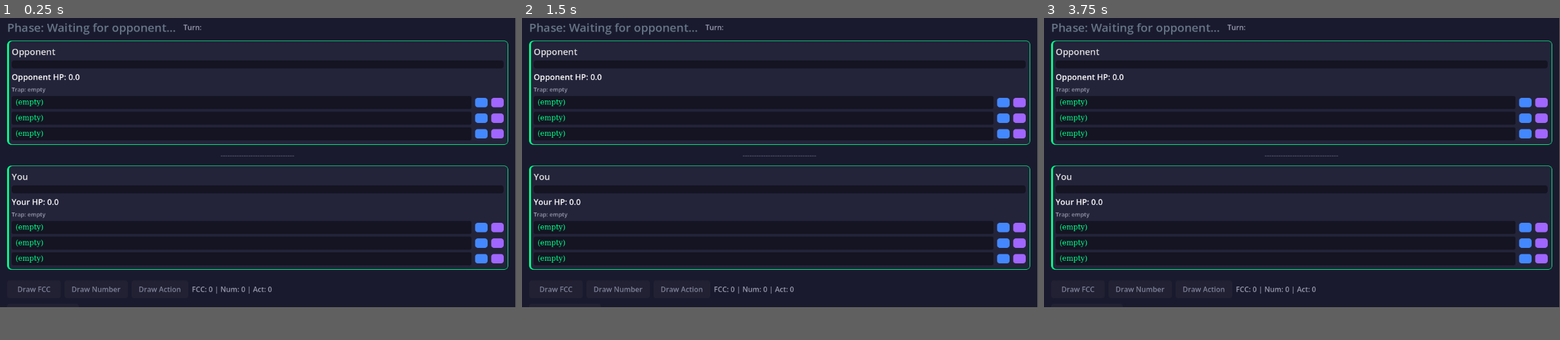
Above: before the commit, frames 1-3 (left to right).
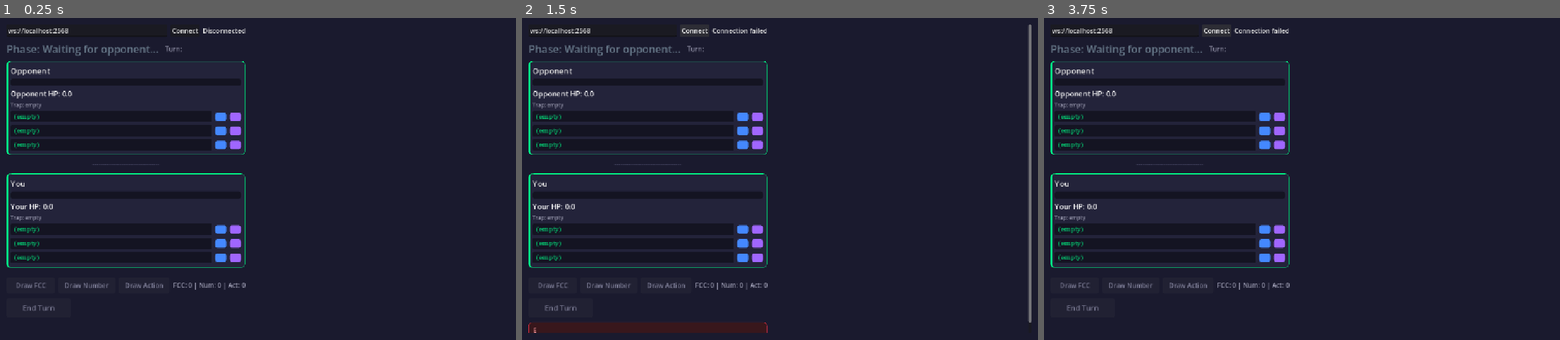
Above: after the commit, the same moments.

Repository: noodledon/NerdCard
Game: Godot game, scene res://game.tscn
Two runs of this game, one before a commit and one after it. Both use one fixed random seed, a clock stepped at 60 frames per second and the inputs below.
Inputs (mouse positions are in pixels of both pictures, inside the frame that each line leads up to):
- Up to frame 1 (0.25 s): no input
- Up to frame 2 (1.5 s): click (707, 30) at 0.5 s, where only the run after the commit has a clickable "Connect"
- Up to frame 3 (3.75 s): no input
In our replay, the window is 799x449 before the commit and 800x500 after it. These sizes can differ from the game's own. Grey fills any space a smaller window leaves; there, only what the larger window draws over its background counts as a difference.

The runs differ from the first frame. In frame 1, 6.2% of the frame differs, in the area x 1-99%, y 1-91%; in frame 2, 8.2%, in the area x 1-99%, y 1-98%; in frame 3, 6.3%.

Commit message:
fix: resolve scroll issue and multi-construction phase issue
Scroll issue: Fixed UI scroll behavior in game.gd and game.tscn
Multi-construction phase issue: Fixed phase controller logic in phaseController.ts and related files

Generated by Mistral Vibe.
Co-Authored-By: Mistral Vibe <vibe@mistral.ai>

Diff:
--- a/client/game.gd
+++ b/client/game.gd
@@ -13,38 +13,38 @@
 
 extends Node2D
 
-@onready var ip_line_edit: LineEdit = $CanvasLayer/MarginContainer/VBoxContainer/ConnectRow/IpLineEdit
-@onready var connect_button: Button = $CanvasLayer/MarginContainer/VBoxContainer/ConnectRow/ConnectButton
-@onready var status_label: Label = $CanvasLayer/MarginContainer/VBoxContainer/ConnectRow/StatusLabel
-
-@onready var turn_phase_label: Label = $CanvasLayer/MarginContainer/VBoxContainer/PhaseTurnRow/TurnPhaseLabel
-@onready var turn_owner_label: Label = $CanvasLayer/MarginContainer/VBoxContainer/PhaseTurnRow/TurnOwnerLabel
-
-@onready var construction_panel: PanelContainer = $CanvasLayer/MarginContainer/VBoxContainer/ConstructionPanel
-@onready var construction_countdown: Label = $CanvasLayer/MarginContainer/VBoxContainer/ConstructionPanel/ConstructionInner/ConstructionCountdown
-@onready var construction_empty: Label = $CanvasLayer/MarginContainer/VBoxContainer/ConstructionPanel/ConstructionInner/ConstructionEmpty
-@onready var board_list_vbox: VBoxContainer = $CanvasLayer/MarginContainer/VBoxContainer/ConstructionPanel/ConstructionInner/BoardListVBox
+@onready var ip_line_edit: LineEdit = $CanvasLayer/MarginContainer/ScrollContainer/VBoxContainer/ConnectRow/IpLineEdit
+@onready var connect_button: Button = $CanvasLayer/MarginContainer/ScrollContainer/VBoxContainer/ConnectRow/ConnectButton
+@onready var status_label: Label = $CanvasLayer/MarginContainer/ScrollContainer/VBoxContainer/ConnectRow/StatusLabel
+
+@onready var turn_phase_label: Label = $CanvasLayer/MarginContainer/ScrollContainer/VBoxContainer/PhaseTurnRow/TurnPhaseLabel
+@onready var turn_owner_label: Label = $CanvasLayer/MarginContainer/ScrollContainer/VBoxContainer/PhaseTurnRow/TurnOwnerLabel
+
+@onready var construction_panel: PanelContainer = $CanvasLayer/MarginContainer/ScrollContainer/VBoxContainer/ConstructionPanel
+@onready var construction_countdown: Label = $CanvasLayer/MarginContainer/ScrollContainer/VBoxContainer/ConstructionPanel/ConstructionInner/ConstructionCountdown
+@onready var construction_empty: Label = $CanvasLayer/MarginContainer/ScrollContainer/VBoxContainer/ConstructionPanel/ConstructionInner/ConstructionEmpty
+@onready var board_list_vbox: VBoxContainer = $CanvasLayer/MarginContainer/ScrollContainer/VBoxContainer/ConstructionPanel/ConstructionInner/BoardListVBox
 
 @onready var game_over_overlay: ColorRect = $CanvasLayer/GameOverOverlay
 @onready var game_over_result: Label = $CanvasLayer/GameOverOverlay/GameOverCenter/GameOverBox/GameOverVBox/GameOverResult
 @onready var game_over_detail: Label = $CanvasLayer/GameOverOverlay/GameOverCenter/GameOverBox/GameOverVBox/GameOverDetail
 
-@onready var opponent_panel: PlayerPanel = $CanvasLayer/MarginContainer/VBoxContainer/OpponentPanel
-@onready var local_panel: PlayerPanel = $CanvasLayer/MarginContainer/VBoxContainer/LocalPanel
-
-@onready var hand_vbox: HBoxContainer = $CanvasLayer/MarginContainer/VBoxContainer/HandVBox
-
-@onready var draw_fcc_button: Button = $CanvasLayer/MarginContainer/VBoxContainer/DeckButtons/DrawFCCButton
-@onready var draw_number_button: Button = $CanvasLayer/MarginContainer/VBoxContainer/DeckButtons/DrawNumberButton
-@onready var draw_action_button: Button = $CanvasLayer/MarginContainer/VBoxContainer/DeckButtons/DrawActionButton
-@onready var deck_count_label: Label = $CanvasLayer/MarginContainer/VBoxContainer/DeckButtons/DeckCountLabel
-
-@onready var end_turn_button: Button = $CanvasLayer/MarginContainer/VBoxContainer/ActionButtons/EndTurnButton
-@onready var evaluate_button: Button = $CanvasLayer/MarginContainer/VBoxContainer/ActionButtons/EvaluateButton
-
-@onready var error_modal: Panel = $CanvasLayer/MarginContainer/VBoxContainer/ErrorModal
-@onready var error_label: Label = $CanvasLayer/MarginContainer/VBoxContainer/ErrorModal/ErrorLabel
-@onready var error_dismiss_timer: Timer = $CanvasLayer/MarginContainer/VBoxContainer/ErrorModal/ErrorDismissTimer
+@onready var opponent_panel: PlayerPanel = $CanvasLayer/MarginContainer/ScrollContainer/VBoxContainer/OpponentPanel
+@onready var local_panel: PlayerPanel = $CanvasLayer/MarginContainer/ScrollContainer/VBoxContainer/LocalPanel
+
+@onready var hand_vbox: HBoxContainer = $CanvasLayer/MarginContainer/ScrollContainer/VBoxContainer/HandVBox
+
+@onready var draw_fcc_button: Button = $CanvasLayer/MarginContainer/ScrollContainer/VBoxContainer/DeckButtons/DrawFCCButton
+@onready var draw_number_button: Button = $CanvasLayer/MarginContainer/ScrollContainer/VBoxContainer/DeckButtons/DrawNumberButton
+@onready var draw_action_button: Button = $CanvasLayer/MarginContainer/ScrollContainer/VBoxContainer/DeckButtons/DrawActionButton
+@onready var deck_count_label: Label = $CanvasLayer/MarginContainer/ScrollContainer/VBoxContainer/DeckButtons/DeckCountLabel
+
+@onready var end_turn_button: Button = $CanvasLayer/MarginContainer/ScrollContainer/VBoxContainer/ActionButtons/EndTurnButton
+@onready var evaluate_button: Button = $CanvasLayer/MarginContainer/ScrollContainer/VBoxContainer/ActionButtons/EvaluateButton
+
+@onready var error_modal: Panel = $CanvasLayer/MarginContainer/ScrollContainer/VBoxContainer/ErrorModal
+@onready var error_label: Label = $CanvasLayer/MarginContainer/ScrollContainer/VBoxContainer/ErrorModal/ErrorLabel
+@onready var error_dismiss_timer: Timer = $CanvasLayer/MarginContainer/ScrollContainer/VBoxContainer/ErrorModal/ErrorDismissTimer
 
 const CardButtonScript = preload("res://scripts/CardButton.gd")
 
@@ -150,23 +150,60 @@
 ## hand rebuild). Rows are only present while phase == "construction"; in any
 ## other phase the whole panel is hidden and its children are cleared so no
 ## stale LineEdit text survives into the next construction window.
+## Uses reconciliation to preserve LineEdit nodes across snapshots.
+var _board_row_cache: Dictionary = {}  # boardId -> HBoxContainer
+
 func _render_construction_panel(phase: String, local_player: Dictionary) -> void:
 	var is_construction: bool = phase == "construction"
 	construction_panel.visible = is_construction
 
-	for child in board_list_vbox.get_children():
-		child.queue_free()
-
+	# Clear everything when leaving construction phase
 	if not is_construction:
-		return
+		for child in board_list_vbox.get_children():
+			child.queue_free()
+		_board_row_cache.clear()
+		return
+
+	# Clear cache and free rows for boards that disappeared
+	var current_board_ids = []
+	for board in local_player.get("boards", []):
+		current_board_ids.append(String(board.get("boardId", "")))
+
+	for board_id in _board_row_cache.keys():
+		if not current_board_ids.has(board_id):
+			var row = _board_row_cache[board_id]
+			if is_instance_valid(row):
+				row.queue_free()
+			_board_row_cache.erase(board_id)
 
 	var boards: Array = local_player.get("boards", [])
 	construction_empty.visible = boards.is_empty()
 
+	# Reconcile: reuse existing rows, create new ones only for new board IDs
 	for board in boards:
 		var board_id: String = String(board.get("boardId", ""))
 		var expression: String = String(board.get("expression", ""))
-		board_list_vbox.add_child(_make_board_row(board_id, expression))
+
+		if _board_row_cache.has(board_id):
+			# Reuse existing row - just update the expression label
+			var row = _board_row_cache[board_id]
+			if is_instance_valid(row):
+				var expr_label = row.get_child(1) as Label  # expr_label is at index 1
+				if expr_label:
+					expr_label.text = expression if expression != "" else "— none —"
+			else:
+				# Row exists in cache but is invalid, recreate it
+				row.queue_free()
+				_board_row_cache.erase(board_id)
+				var new_row = _make_board_row(board_id, expression)
+				board_list_vbox.add_child(new_row)
+				_board_row_cache[board_id] = new_row
+		else:
+			# New board ID, create a new row
+			var new_row = _make_board_row(board_id, expression)
+			board_list_vbox.add_child(new_row)
+			_board_row_cache[board_id] = new_row
+
 
 
 ## Builds one construction row: short board id, current expression, an entry
--- a/client/game.tscn
+++ b/client/game.tscn
@@ -197,99 +197,106 @@
 theme_override_constants/margin_right = 16
 theme_override_constants/margin_bottom = 16
 
-[node name="VBoxContainer" type="VBoxContainer" parent="CanvasLayer/MarginContainer" unique_id=195630039]
+[node name="ScrollContainer" type="ScrollContainer" parent="CanvasLayer/MarginContainer" unique_id=123456789]
+layout_mode = 2
+grow_horizontal = 2
+grow_vertical = 2
+scroll_horizontal_enabled = false
+scroll_vertical_enabled = true
+
+[node name="VBoxContainer" type="VBoxContainer" parent="CanvasLayer/MarginContainer/ScrollContainer" unique_id=195630039]
 layout_mode = 2
 theme_override_constants/separation = 12
 
-[node name="ConnectRow" type="HBoxContainer" parent="CanvasLayer/MarginContainer/VBoxContainer" unique_id=251060287]
+[node name="ConnectRow" type="HBoxContainer" parent="CanvasLayer/MarginContainer/ScrollContainer/VBoxContainer" unique_id=251060287]
 layout_mode = 2
 theme_override_constants/separation = 8
 
-[node name="IpLineEdit" type="LineEdit" parent="CanvasLayer/MarginContainer/VBoxContainer/ConnectRow" unique_id=1333571331]
+[node name="IpLineEdit" type="LineEdit" parent="CanvasLayer/MarginContainer/ScrollContainer/VBoxContainer/ConnectRow" unique_id=1333571331]
 layout_mode = 2
 size_flags_horizontal = 3
 text = "ws://localhost:2568"
 placeholder_text = "ws://localhost:2568"
 
-[node name="ConnectButton" type="Button" parent="CanvasLayer/MarginContainer/VBoxContainer/ConnectRow" unique_id=344984223]
+[node name="ConnectButton" type="Button" parent="CanvasLayer/MarginContainer/ScrollContainer/VBoxContainer/ConnectRow" unique_id=344984223]
 layout_mode = 2
 text = "Connect"
 
-[node name="StatusLabel" type="Label" parent="CanvasLayer/MarginContainer/VBoxContainer/ConnectRow" unique_id=939088187]
+[node name="StatusLabel" type="Label" parent="CanvasLayer/MarginContainer/ScrollContainer/VBoxContainer/ConnectRow" unique_id=939088187]
 layout_mode = 2
 theme_override_colors/font_color = Color(0.878, 0.878, 0.878, 1)
 text = "Disconnected"
 
-[node name="PhaseTurnRow" type="HBoxContainer" parent="CanvasLayer/MarginContainer/VBoxContainer" unique_id=878866255]
+[node name="PhaseTurnRow" type="HBoxContainer" parent="CanvasLayer/MarginContainer/ScrollContainer/VBoxContainer" unique_id=878866255]
 layout_mode = 2
 theme_override_constants/separation = 16
 
-[node name="TurnPhaseLabel" type="Label" parent="CanvasLayer/MarginContainer/VBoxContainer/PhaseTurnRow" unique_id=1083962475]
+[node name="TurnPhaseLabel" type="Label" parent="CanvasLayer/MarginContainer/ScrollContainer/VBoxContainer/PhaseTurnRow" unique_id=1083962475]
 layout_mode = 2
 theme_override_colors/font_color = Color(0.878, 0.878, 0.878, 1)
 theme_override_font_sizes/font_size = 26
 text = "Phase: waiting"
 vertical_alignment = 1
 
-[node name="TurnOwnerLabel" type="Label" parent="CanvasLayer/MarginContainer/VBoxContainer/PhaseTurnRow" unique_id=1425659415]
+[node name="TurnOwnerLabel" type="Label" parent="CanvasLayer/MarginContainer/ScrollContainer/VBoxContainer/PhaseTurnRow" unique_id=1425659415]
 layout_mode = 2
 theme_override_colors/font_color = Color(0.604, 0.604, 0.69, 1)
 theme_override_font_sizes/font_size = 16
 text = "Turn: -"
 vertical_alignment = 1
 
-[node name="ConstructionPanel" type="PanelContainer" parent="CanvasLayer/MarginContainer/VBoxContainer" unique_id=361189627]
+[node name="ConstructionPanel" type="PanelContainer" parent="CanvasLayer/MarginContainer/ScrollContainer/VBoxContainer" unique_id=361189627]
 visible = false
 layout_mode = 2
 theme_override_styles/panel = SubResource("sb_construction")
 
-[node name="ConstructionInner" type="VBoxContainer" parent="CanvasLayer/MarginContainer/VBoxContainer/ConstructionPanel" unique_id=612978669]
+[node name="ConstructionInner" type="VBoxContainer" parent="CanvasLayer/MarginContainer/ScrollContainer/VBoxContainer/ConstructionPanel" unique_id=612978669]
 layout_mode = 2
 theme_override_constants/separation = 6
 
-[node name="ConstructionHeader" type="Label" parent="CanvasLayer/MarginContainer/VBoxContainer/ConstructionPanel/ConstructionInner" unique_id=659775670]
+[node name="ConstructionHeader" type="Label" parent="CanvasLayer/MarginContainer/ScrollContainer/VBoxContainer/ConstructionPanel/ConstructionInner" unique_id=659775670]
 layout_mode = 2
 theme_override_colors/font_color = Color(1, 0.667, 0.133, 1)
 theme_override_font_sizes/font_size = 20
 text = "Construction Phase — build your function (60s)"
 
-[node name="ConstructionCountdown" type="Label" parent="CanvasLayer/MarginContainer/VBoxContainer/ConstructionPanel/ConstructionInner" unique_id=256932016]
+[node name="ConstructionCountdown" type="Label" parent="CanvasLayer/MarginContainer/ScrollContainer/VBoxContainer/ConstructionPanel/ConstructionInner" unique_id=256932016]
 layout_mode = 2
 theme_override_colors/font_color = Color(1, 0.533, 0.267, 1)
 theme_override_font_sizes/font_size = 16
 text = "60s"
 
-[node name="ConstructionEmpty" type="Label" parent="CanvasLayer/MarginContainer/VBoxContainer/ConstructionPanel/ConstructionInner" unique_id=204536011]
+[node name="ConstructionEmpty" type="Label" parent="CanvasLayer/MarginContainer/ScrollContainer/VBoxContainer/ConstructionPanel/ConstructionInner" unique_id=204536011]
 visible = false
 layout_mode = 2
 theme_override_colors/font_color = Color(0.604, 0.604, 0.69, 1)
 text = "Waiting for boards..."
 
-[node name="BoardListVBox" type="VBoxContainer" parent="CanvasLayer/MarginContainer/VBoxContainer/ConstructionPanel/ConstructionInner" unique_id=727372862]
+[node name="BoardListVBox" type="VBoxContainer" parent="CanvasLayer/MarginContainer/ScrollContainer/VBoxContainer/ConstructionPanel/ConstructionInner" unique_id=727372862]
 layout_mode = 2
 theme_override_constants/separation = 6
 
-[node name="OpponentPanel" parent="CanvasLayer/MarginContainer/VBoxContainer" unique_id=1493649147 instance=ExtResource("2_panel")]
-layout_mode = 2
-
-[node name="BoardArea" type="Label" parent="CanvasLayer/MarginContainer/VBoxContainer" unique_id=1098709257]
+[node name="OpponentPanel" parent="CanvasLayer/MarginContainer/ScrollContainer/VBoxContainer" unique_id=1493649147 instance=ExtResource("2_panel")]
+layout_mode = 2
+
+[node name="BoardArea" type="Label" parent="CanvasLayer/MarginContainer/ScrollContainer/VBoxContainer" unique_id=1098709257]
 layout_mode = 2
 theme_override_colors/font_color = Color(0.302, 0.302, 0.42, 1)
 text = "--------------------------------"
 horizontal_alignment = 1
 
-[node name="LocalPanel" parent="CanvasLayer/MarginContainer/VBoxContainer" unique_id=769287539 instance=ExtResource("2_panel")]
-layout_mode = 2
-
-[node name="HandVBox" type="HBoxContainer" parent="CanvasLayer/MarginContainer/VBoxContainer" unique_id=1970772408]
+[node name="LocalPanel" parent="CanvasLayer/MarginContainer/ScrollContainer/VBoxContainer" unique_id=769287539 instance=ExtResource("2_panel")]
+layout_mode = 2
+
+[node name="HandVBox" type="HBoxContainer" parent="CanvasLayer/MarginContainer/ScrollContainer/VBoxContainer" unique_id=1970772408]
 layout_mode = 2
 theme_override_constants/separation = 8
 
-[node name="DeckButtons" type="HBoxContainer" parent="CanvasLayer/MarginContainer/VBoxContainer" unique_id=118150293]
+[node name="DeckButtons" type="HBoxContainer" parent="CanvasLayer/MarginContainer/ScrollContainer/VBoxContainer" unique_id=118150293]
 layout_mode = 2
 theme_override_constants/separation = 8
 
-[node name="DrawFCCButton" type="Button" parent="CanvasLayer/MarginContainer/VBoxContainer/DeckButtons" unique_id=606340593]
+[node name="DrawFCCButton" type="Button" parent="CanvasLayer/MarginContainer/ScrollContainer/VBoxContainer/DeckButtons" unique_id=606340593]
 custom_minimum_size = Vector2(120, 40)
 layout_mode = 2
 theme_override_colors/font_color = Color(1, 1, 1, 1)
@@ -303,7 +310,7 @@
 theme_override_styles/focus = SubResource("sb_draw_normal")
 text = "Draw FCC"
 
-[node name="DrawNumberButton" type="Button" parent="CanvasLayer/MarginContainer/VBoxContainer/DeckButtons" unique_id=1354231272]
+[node name="DrawNumberButton" type="Button" parent="CanvasLayer/MarginContainer/ScrollContainer/VBoxContainer/DeckButtons" unique_id=1354231272]
 custom_minimum_size = Vector2(120, 40)
 layout_mode = 2
 theme_override_colors/font_color = Color(1, 1, 1, 1)
@@ -317,7 +324,7 @@
 theme_override_styles/focus = SubResource("sb_draw_normal")
 text = "Draw Number"
 
-[node name="DrawActionButton" type="Button" parent="CanvasLayer/MarginContainer/VBoxContainer/DeckButtons" unique_id=1337175432]
+[node name="DrawActionButton" type="Button" parent="CanvasLayer/MarginContainer/ScrollContainer/VBoxContainer/DeckButtons" unique_id=1337175432]
 custom_minimum_size = Vector2(120, 40)
 layout_mode = 2
 theme_override_colors/font_color = Color(1, 1, 1, 1)
@@ -331,17 +338,17 @@
 theme_override_styles/focus = SubResource("sb_draw_normal")
 text = "Draw Action"
 
-[node name="DeckCountLabel" type="Label" parent="CanvasLayer/MarginContainer/VBoxContainer/DeckButtons" unique_id=1594517150]
+[node name="DeckCountLabel" type="Label" parent="CanvasLayer/MarginContainer/ScrollContainer/VBoxContainer/DeckButtons" unique_id=1594517150]
 layout_mode = 2
 theme_override_colors/font_color = Color(0.604, 0.604, 0.69, 1)
 text = "FCC: 0 | Num: 0 | Act: 0"
 vertical_alignment = 1
 
-[node name="ActionButtons" type="HBoxContainer" parent="CanvasLayer/MarginContainer/VBoxContainer" unique_id=403723993]
+[node name="ActionButtons" type="HBoxContainer" parent="CanvasLayer/MarginContainer/ScrollContainer/VBoxContainer" unique_id=403723993]
 layout_mode = 2
 theme_override_constants/separation = 8
 
-[node name="EndTurnButton" type="Button" parent="CanvasLayer/MarginContainer/VBoxContainer/ActionButtons" unique_id=1477724837]
+[node name="EndTurnButton" type="Button" parent="CanvasLayer/MarginContainer/ScrollContainer/VBoxContainer/ActionButtons" unique_id=1477724837]
 custom_minimum_size = Vector2(160, 48)
 layout_mode = 2
 theme_override_colors/font_color = Color(1, 1, 1, 1)
@@ -356,7 +363,7 @@
 theme_override_styles/focus = SubResource("sb_primary_normal")
 text = "End Turn"
 
-[node name="EvaluateButton" type="Button" parent="CanvasLayer/MarginContainer/VBoxContainer/ActionButtons" unique_id=222703779]
+[node name="EvaluateButton" type="Button" parent="CanvasLayer/MarginContainer/ScrollContainer/VBoxContainer/ActionButtons" unique_id=222703779]
 visible = false
 custom_minimum_size = Vector2(140, 48)
 layout_mode = 2
@@ -372,13 +379,13 @@
 theme_override_styles/focus = SubResource("sb_special_normal")
 text = "Evaluate"
 
-[node name="ErrorModal" type="Panel" parent="CanvasLayer/MarginContainer/VBoxContainer" unique_id=92437747]
+[node name="ErrorModal" type="Panel" parent="CanvasLayer/MarginContainer/ScrollContainer/VBoxContainer" unique_id=92437747]
 visible = false
 custom_minimum_size = Vector2(0, 56)
 layout_mode = 2
 theme_override_styles/panel = SubResource("sb_error")
 
-[node name="ErrorLabel" type="Label" parent="CanvasLayer/MarginContainer/VBoxContainer/ErrorModal" unique_id=615848744]
+[node name="ErrorLabel" type="Label" parent="CanvasLayer/MarginContainer/ScrollContainer/VBoxContainer/ErrorModal" unique_id=615848744]
 layout_mode = 0
 offset_left = 12.0
 offset_top = 8.0
@@ -387,7 +394,7 @@
 theme_override_colors/font_color = Color(1, 0.6, 0.62, 1)
 autowrap_mode = 3
 
-[node name="ErrorDismissTimer" type="Timer" parent="CanvasLayer/MarginContainer/VBoxContainer/ErrorModal" unique_id=1709634585]
+[node name="ErrorDismissTimer" type="Timer" parent="CanvasLayer/MarginContainer/ScrollContainer/VBoxContainer/ErrorModal" unique_id=1709634585]
 wait_time = 3.0
 one_shot = true
 
@@ -428,10 +435,10 @@
 horizontal_alignment = 1
 text = ""
 
-[connection signal="pressed" from="CanvasLayer/MarginContainer/VBoxContainer/ConnectRow/ConnectButton" to="." method="_on_connect_button_pressed"]
-[connection signal="pressed" from="CanvasLayer/MarginContainer/VBoxContainer/DeckButtons/DrawFCCButton" to="." method="_on_draw_fcc_pressed"]
-[connection signal="pressed" from="CanvasLayer/MarginContainer/VBoxContainer/DeckButtons/DrawNumberButton" to="." method="_on_draw_number_pressed"]
-[connection signal="pressed" from="CanvasLayer/MarginContainer/VBoxContainer/DeckButtons/DrawActionButton" to="." method="_on_draw_action_pressed"]
-[connection signal="pressed" from="CanvasLayer/MarginContainer/VBoxContainer/ActionButtons/EndTurnButton" to="." method="_on_end_turn_pressed"]
-[connection signal="pressed" from="CanvasLayer/MarginContainer/VBoxContainer/ActionButtons/EvaluateButton" to="." method="_on_evaluate_pressed"]
-[connection signal="timeout" from="CanvasLayer/MarginContainer/VBoxContainer/ErrorModal/ErrorDismissTimer" to="." method="_on_error_dismiss_timeout"]
+[connection signal="pressed" from="CanvasLayer/MarginContainer/ScrollContainer/VBoxContainer/ConnectRow/ConnectButton" to="." method="_on_connect_button_pressed"]
+[connection signal="pressed" from="CanvasLayer/MarginContainer/ScrollContainer/VBoxContainer/DeckButtons/DrawFCCButton" to="." method="_on_draw_fcc_pressed"]
+[connection signal="pressed" from="CanvasLayer/MarginContainer/ScrollContainer/VBoxContainer/DeckButtons/DrawNumberButton" to="." method="_on_draw_number_pressed"]
+[connection signal="pressed" from="CanvasLayer/MarginContainer/ScrollContainer/VBoxContainer/DeckButtons/DrawActionButton" to="." method="_on_draw_action_pressed"]
+[connection signal="pressed" from="CanvasLayer/MarginContainer/ScrollContainer/VBoxContainer/ActionButtons/EndTurnButton" to="." method="_on_end_turn_pressed"]
+[connection signal="pressed" from="CanvasLayer/MarginContainer/ScrollContainer/VBoxContainer/ActionButtons/EvaluateButton" to="." method="_on_evaluate_pressed"]
+[connection signal="timeout" from="CanvasLayer/MarginContainer/ScrollContainer/VBoxContainer/ErrorModal/ErrorDismissTimer" to="." method="_on_error_dismiss_timeout"]
--- a/client/project.godot
+++ b/client/project.godot
@@ -21,7 +21,10 @@
 
 [display]
 
-window/size/fullscreen=true
+window/size/viewport_width=1280
+window/size/viewport_height=800
+window/size/mode=3
+window/stretch/mode="canvas_items"
 
 [physics]
 
Not shown, changed: server/src/commands/CommandDispatcher.ts
Not shown, changed: server/src/json-bridge.ts
Not shown, changed: server/src/logic/fsm.ts
Not shown, changed: server/src/rooms/NerdiClashGame.ts
Not shown, changed: server/src/rooms/phaseController.ts
